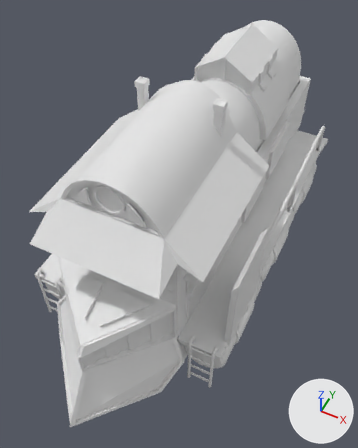
What one commit did to the Blender file Assets/Props/Train/train.blend.
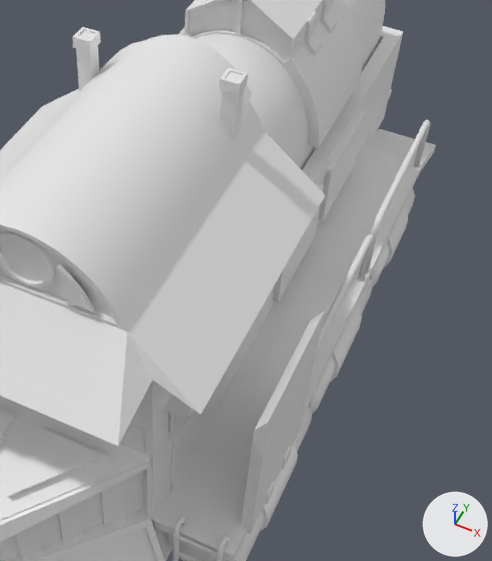
Each version appears first whole from a camera (50 mm lens) standing at (2.74, -4.2, 6.67) and looking at (0.07, 1.15, -0.02), and next in a close-up on the part from 27% to 100% of the width and 14% to 80% of the height. Arrows for +X, +Y and +Z are at lower right; the lights stay in place. Materials are left out; every surface is plain grey.
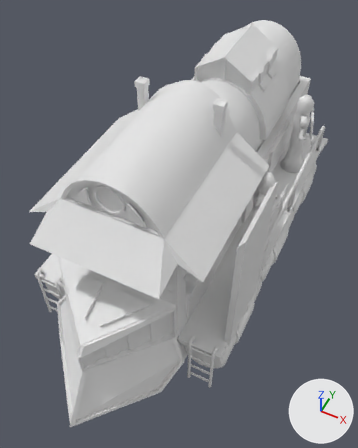
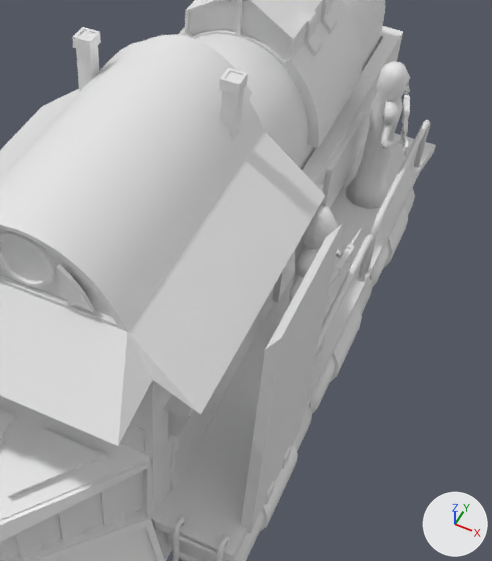
Boxes [x1, y1, x2, y2] around the edits, measured in the close-ups (492 x 561 px; the box of a moved part takes in the faces that stretch with it):
'Cube.002', reshaped, modifiers changed
    both: [0, 0, 436, 561]
'Cube.001', reshaped (21% wider, 39% taller)
    before: [241, 311, 324, 533]
    after: [241, 224, 342, 533]
part 1 of me_cube_002, built on
    before: [57, 0, 331, 435]
    after: [0, 0, 410, 480]
part 2 of me_cube_001, moved or reshaped
    before: [254, 311, 324, 432]
    after: [254, 224, 342, 432]

The edits, one by one:
me_cube_002 is used by ob_cube_002; location (0.0, -0.2, 0.46).
me_cube_002 had 1717 vertices, 1444 faces and spanned x 0.0..1.81, y -2.27..6.46, z -1.89..2.18.
me_cube_002 now has 5824 vertices, 5344 faces and spans x -1.81..1.81, y -2.27..6.46, z -1.89..2.18.
me_cube_002 part 1: 60 vertices removed from x 0.0..1.0, y -0.53..5.67, z 0.1..1.71; 3549 vertices added at x -1.74..1.69, y -2.2..6.46, z -1.89..2.06.
me_cube_001 has 72 vertices, 70 faces and spans x 1.68..1.79, y -0.32..0.84, z -0.81..0.81.
me_cube_001 is used by ob_cube_001; location (0.0, -0.2, 0.46).
me_cube_001 part 2: all 12 vertices in x 1.68..1.77, y -0.32..0.84, z 0.64..0.81 are moved by (0.0, 0.0, 0.92).
Object 'Cube.002' (ob_cube_002) loses its MIRROR modifier named 'Mirror'.
